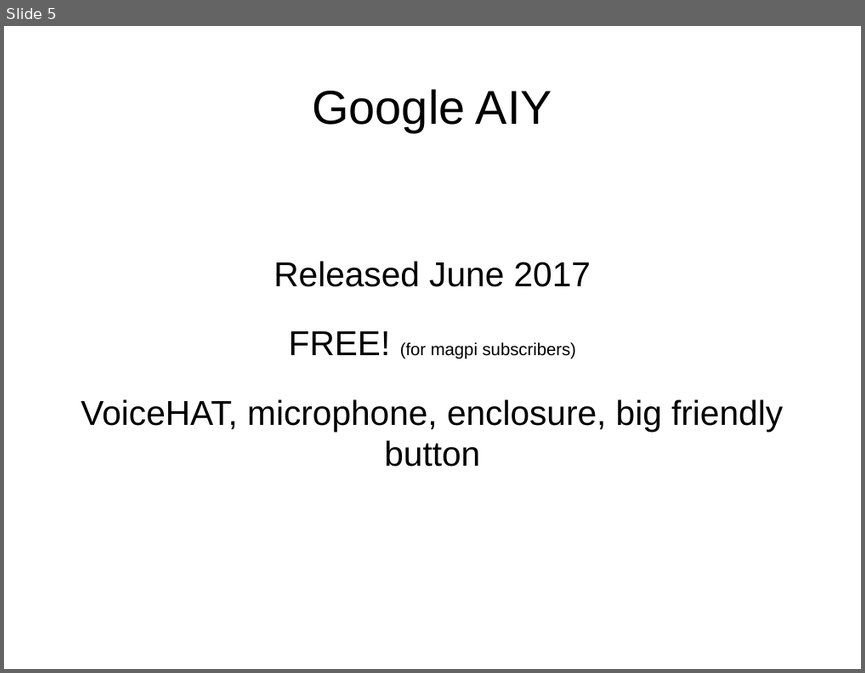
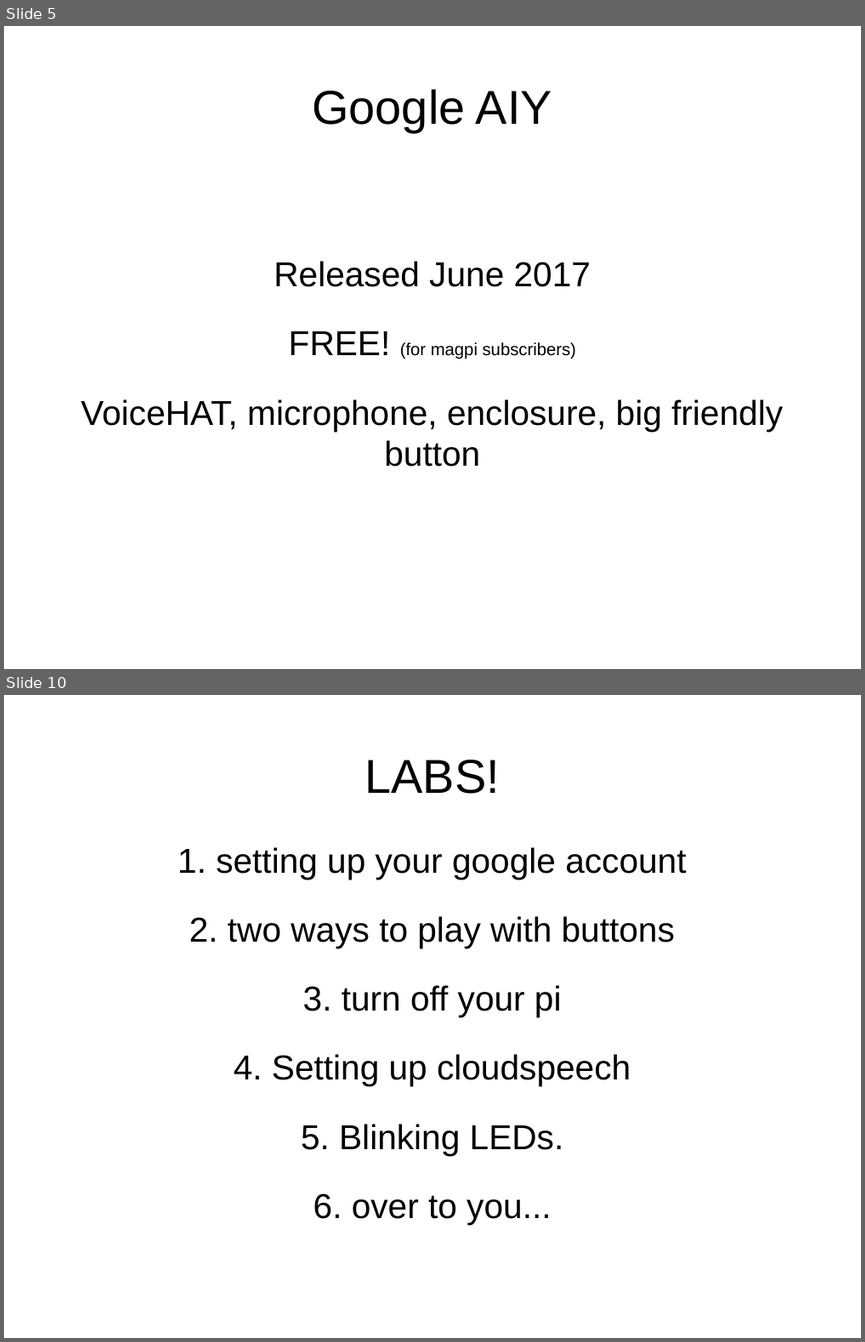
Before and after one commit to nickparlow/presentations, a slide deck: FDE AIY Workshop/FDE_AIY_presentation.odp. Shown one above the other, each under a label of ours: slide 5 before the commit, slides 5 and 10 after it; the slides between them are not shown. The pictures are 865x673 and 865x1342 pixels, drawn with LibreOffice and Linux fonts; fonts in the diff are those of the drawing. Boxes give left, top, right and bottom in pixels: in the first picture for what was removed or moved away, otherwise in the second. Text is boxed around its words. In the diff, an @@ line names an element or a change of style, - is before the commit and + after.

Commit message:
changes to doc and add presentation

```diff
--- a/FDE AIY Workshop/FDE_AIY_presentation.odp
+++ b/FDE AIY Workshop/FDE_AIY_presentation.odp
@@ slide 10 added at [4,695,861,1338], background #FFFFFF @@
@@ title added at [365,760,500,794], 44 pt, text #000000 @@
+LABS!
@@ subtitle added at [177,847,686,1225], 32 pt, text #000000 @@
+1. setting up your google account
+2. two ways to play with buttons
+3. turn off your pi
+4. Setting up cloudspeech
+5. Blinking LEDs.
+6. over to you...
```
Also in this commit, not shown: 3 slides changed, 2 other slides added, 2 slides removed, 2 other files.
